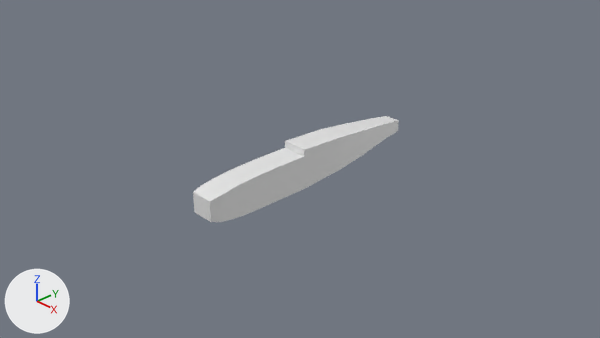
The Blender file Plane.blend, before and after one commit.
The view is the same before and after, from the file's camera 'Camera'. The axes (+X, +Y, +Z) are drawn at lower left. The lights are the same throughout.
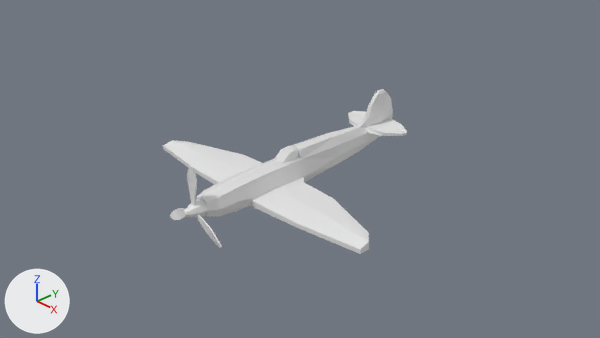
Location of each change, (x1, y1, x2, y2) in pixels of the pictures (600 x 338 px):
```json
{"object": "Cube", "change": "reshaped", "before": [193, 116, 399, 222], "after": [163, 89, 407, 254], "on screen": "18% wider, 55% taller"}
{"object": "Cylinder", "change": "added", "after": [183, 199, 208, 217]}
{"object": "Cube.001", "change": "added", "after": [274, 145, 298, 163]}
{"object": "Plane", "change": "added", "after": [187, 166, 197, 205]}
{"object": "Plane.001", "change": "added", "after": [197, 214, 222, 248]}
{"object": "Plane.002", "change": "added", "after": [170, 208, 185, 220]}
```

Scene script edits in JSON lines:
```json
{"block": "me_cube", "where": "# used by ob_cube; location = (0.0, -0.353, -0.026); scale = (0.19, 0.143, 0.237)"}
{"op": "remove", "block": "me_cube", "code": "me_cube.from_pydata(...)  # 55 vertices, 41 faces; spans x 0.0..1.0, y -9.1..15.8, z -1.0..1.4"}
{"op": "add", "block": "me_cube", "code": "me_cube.from_pydata(...)  # 131 vertices, 112 faces; spans x 0.0..10.2, y -9.1..15.8, z -1.0..2.9"}
{"block": "me_cube", "change": "me_cube part 1"}
{"block": "me_cube", "change": "14 vertices are removed from x 0.0..1.0, y -4.5..15.8, z -1.0..1.1"}
{"block": "me_cube", "change": "30 faces are deleted"}
{"block": "me_cube", "change": "4 vertices in x 1.0, y -8.0..1.9, z 0.7..1.0 move by (-0.3, 0.0, -0.2)"}
{"block": "me_cube", "change": "19 vertices move from x 0.0..1.0, y -9.1..15.8, z -1.0..1.4 to x 0.0..0.8, y -9.1..15.8, z -0.9..1.3"}
{"block": "me_cube", "change": "90 vertices are added at x 0.0..10.2, y -9.1..15.7, z -0.8..2.9"}
{"block": "me_cube", "change": "101 new faces join them"}
{"op": "add", "block": "me_cube_002", "code": ["me_cube_002 = bpy.data.meshes.new('Cube.002')", "me_cube_002.from_pydata(...)  # 18 vertices, 16 faces; spans x -1.0..1.0, y -0.46..4.77, z -0.94..1.21"]}
{"op": "add", "block": "me_plane", "code": ["me_plane = bpy.data.meshes.new('Plane')", "me_plane.from_pydata(...)  # 14 vertices, 6 faces; spans x -0.07..0.07, y -0.051..0.462, z -0.015..0.015"]}
{"op": "add", "block": "me_cylinder", "code": ["me_cylinder = bpy.data.meshes.new('Cylinder')", "me_cylinder.from_pydata(...)  # 32 vertices, 26 faces; spans x -1.0..1.0, y -1.0..1.0, z -1.0..1.48"]}
{"op": "add", "block": "ob_cube_001", "code": ["ob_cube_001 = bpy.data.objects.new('Cube.001', me_cube_002)", "ob_cube_001.location = (0.0, -0.087, 0.258)", "ob_cube_001.scale = (-0.0844, -0.0844, -0.0844)"]}
{"op": "add", "block": "ob_plane_002", "code": ["ob_plane_002 = bpy.data.objects.new('Plane.002', me_plane)", "ob_plane_002.location = (-0.116, -1.771, -0.092)", "ob_plane_002.rotation_euler = (1.571, 4.189, 0.0)  # degrees (90, 240, 0)", "_m = ob_plane_002.modifiers.new('Solidify', 'SOLIDIFY')", "_m.thickness = 0.02", "_m.offset = 0.0"]}
{"op": "add", "block": "ob_plane_001", "code": ["ob_plane_001 = bpy.data.objects.new('Plane.001', me_plane)", "ob_plane_001.location = (0.115, -1.771, -0.094)", "ob_plane_001.rotation_euler = (1.571, 2.094, 0.0)  # degrees (90, 120, 0)", "_m = ob_plane_001.modifiers.new('Solidify', 'SOLIDIFY')", "_m.thickness = 0.02", "_m.offset = 0.0"]}
{"op": "add", "block": "ob_plane", "code": ["ob_plane = bpy.data.objects.new('Plane', me_plane)", "ob_plane.location = (0.001, -1.771, 0.106)", "ob_plane.rotation_euler = (1.571, 0.0, 0.0)  # degrees (90, 0, 0)", "_m = ob_plane.modifiers.new('Solidify', 'SOLIDIFY')", "_m.thickness = 0.02", "_m.offset = 0.0"]}
{"op": "add", "block": "ob_cylinder", "code": ["ob_cylinder = bpy.data.objects.new('Cylinder', me_cylinder)", "ob_cylinder.location = (0.0, -1.745, -0.027)", "ob_cylinder.rotation_euler = (1.571, 0.0, 0.0)  # degrees (90, 0, 0)", "ob_cylinder.scale = (0.115, 0.115, 0.115)"]}
```
